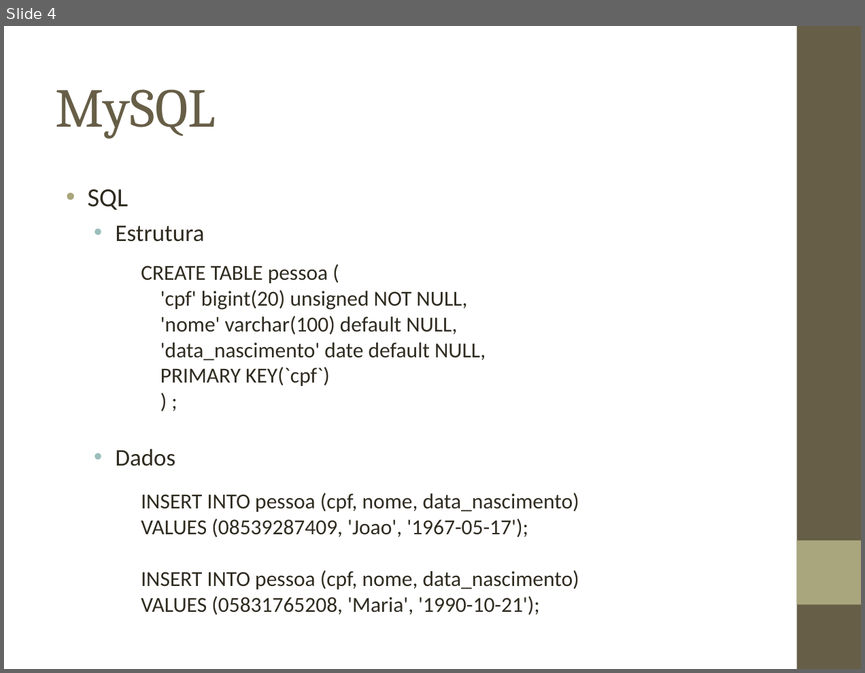
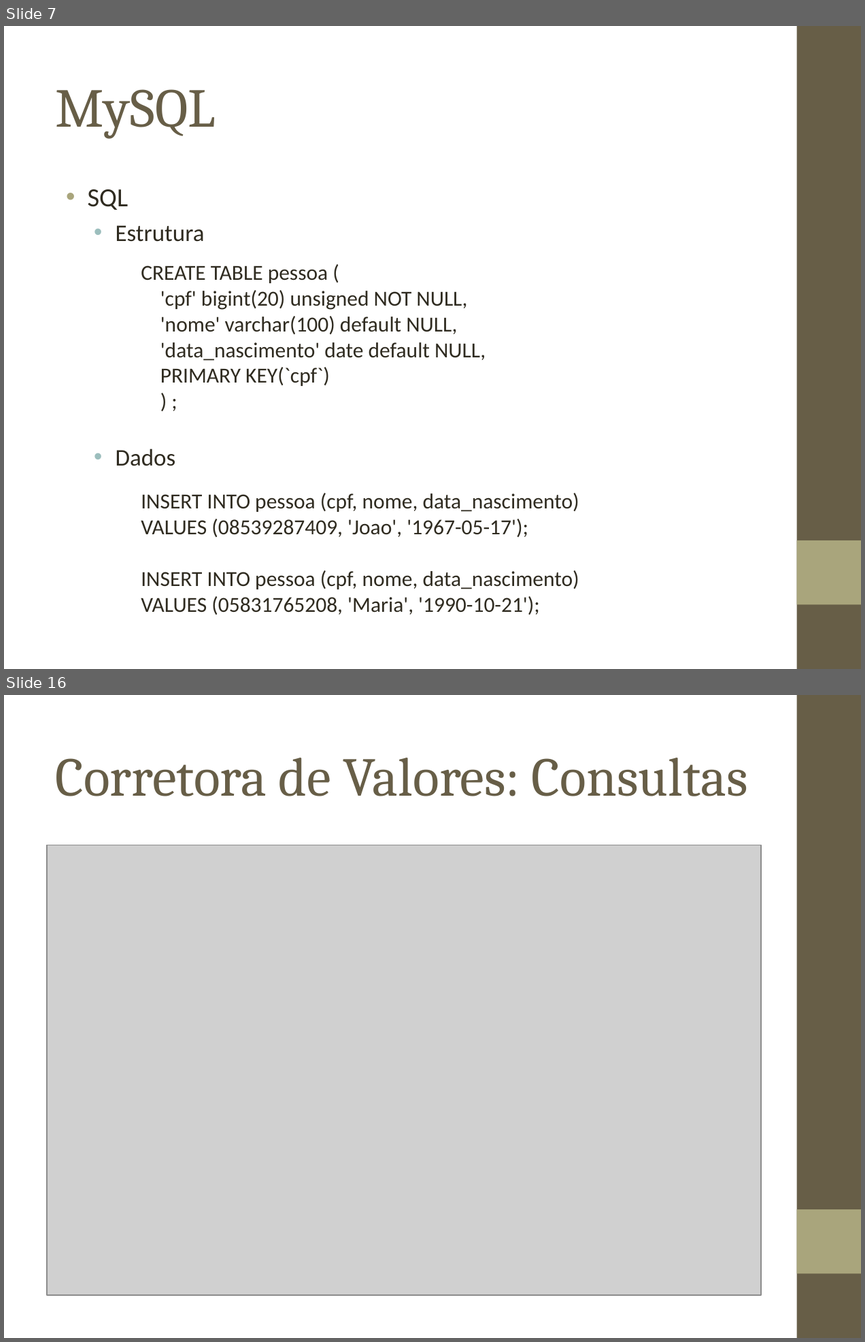
Before and after one commit to biacpaixao/Projeto_Final, a slide deck: apresentacao_projeto_final.ppt. Shown one above the other, each under a label of ours: slide 4 before the commit, slides 7 and 16 after it; the slides between them are not shown. The pictures are 865x673 and 865x1342 pixels, drawn with LibreOffice and Linux fonts; fonts in the diff are those of the drawing; grey boxes stand for pictures; background and template pictures are left out. Boxes give left, top, right and bottom in pixels: in the first picture for what was removed or moved away, otherwise in the second. Text is boxed around its words. In the diff, an @@ line names an element or a change of style, - is before the commit and + after.

```diff
--- a/apresentacao_projeto_final.ppt
+++ b/apresentacao_projeto_final.ppt
@@ slide 16 added at (x1=4, y1=695, x2=861, y2=1338), background picture (left out); not listed: 2 template elements that a slide beside it also shows @@
@@ title added at (x1=56, y1=758, x2=748, y2=796), 46 pt, text #675E47 @@
+Corretora de Valores: Consultas
@@ picture added at (x1=47, y1=845, x2=761, y2=1295) @@
@@ what was slide 4 is now slide 7 @@
```
Also in this commit, not shown: 17 other slides added.
